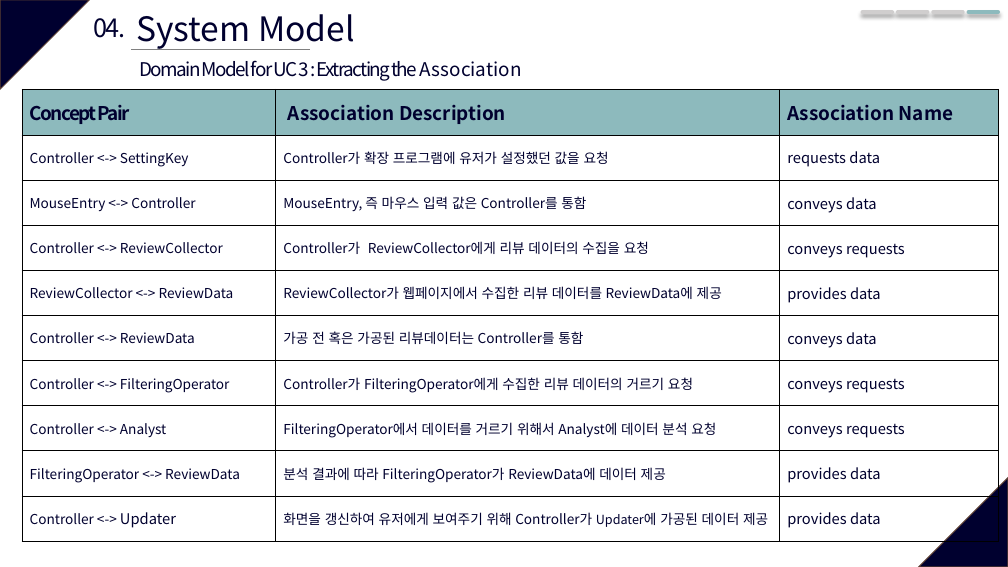
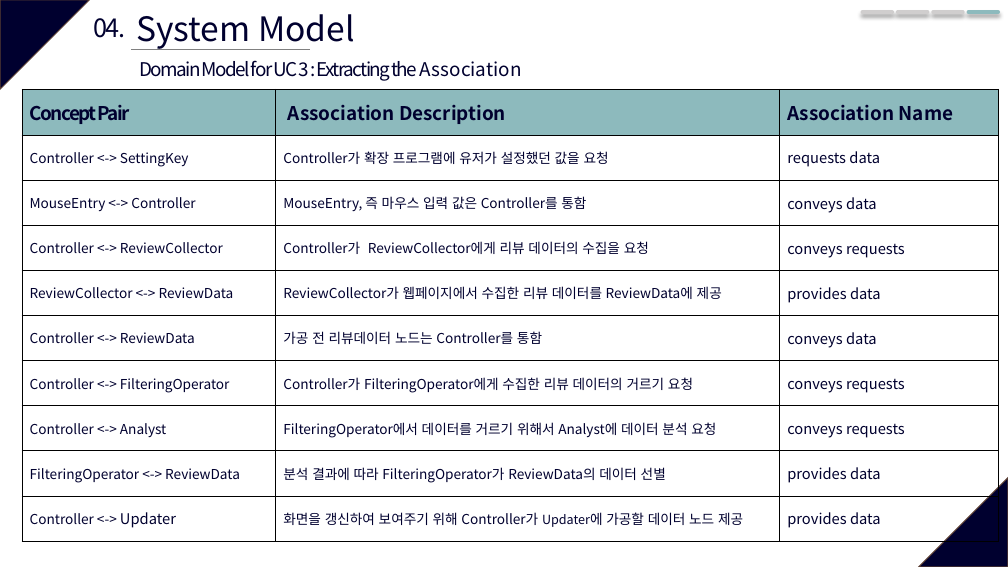
Before and after one commit to SWE-15-Team/Sentiment-Analysis-System, a slide deck: slide 18 of 04_22_Checkpoint_1st_DomainModel추가본.pptx. Drawn at 1008x567 pixels with LibreOffice and Linux fonts; fonts in the diff are those of the drawing. Boxes give left, top, right and bottom in pixels: in the first picture for what was removed or moved away, otherwise in the second. Text is boxed around its words. In the diff, an @@ line names an element or a change of style, - is before the commit and + after.

```diff
--- a/04_22_Checkpoint_1st_DomainModel추가본.pptx
+++ b/04_22_Checkpoint_1st_DomainModel추가본.pptx
@@ table at box(22, 89, 999, 541) @@
-row 6, column 2: 가공 전 혹은 가공된 리뷰데이터는 Controller를 통함
+row 6, column 2: 가공 전 리뷰데이터 노드는 Controller를 통함
-row 9, column 2: 분석 결과에 따라 FilteringOperator가 ReviewData에 데이터 제공
+row 9, column 2: 분석 결과에 따라 FilteringOperator가 ReviewData의 데이터 선별
-row 10, column 2: 화면을 갱신하여 유저에게 보여주기 위해 Controller가 Updater에 가공된 데이터 제공
+row 10, column 2: 화면을 갱신하여 보여주기 위해 Controller가 Updater에 가공할 데이터 노드 제공
```
Also in this commit, not shown: 3 other slides changed.
